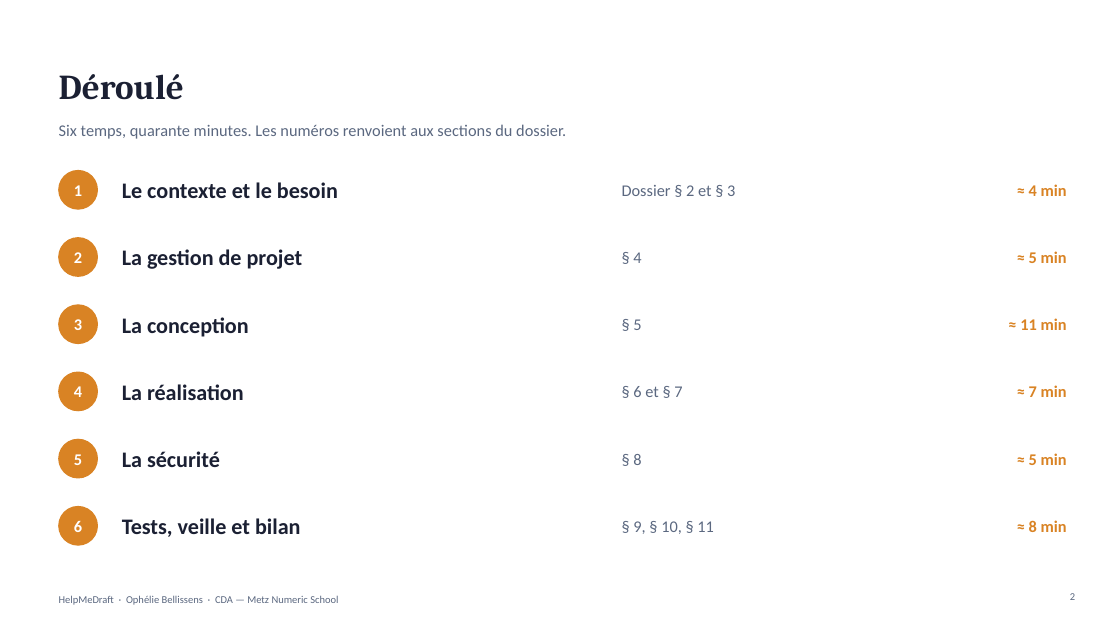
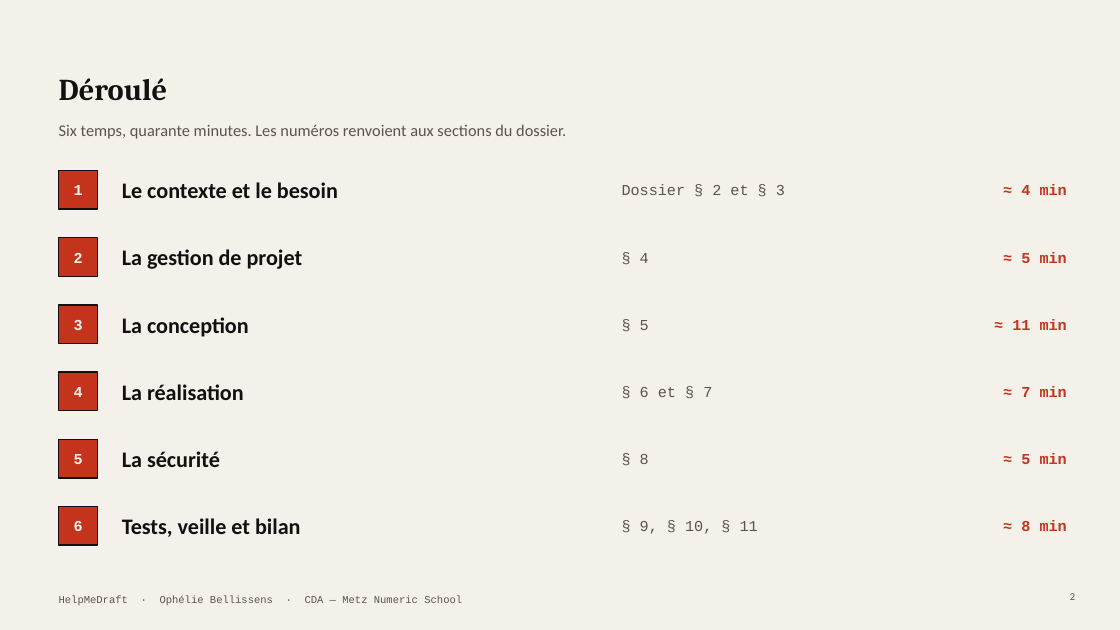
Before and after one commit to Equinoxya/HelpMeDraft---projet-fil-rouge, a slide deck: slide 2 of docs/Soutenance-HelpMeDraft.pptx. Drawn at 1120x630 pixels with LibreOffice and Linux fonts; fonts in the diff are those of the drawing. Boxes give left, top, right and bottom in pixels: in the first picture for what was removed or moved away, otherwise in the second. Text is boxed around its words. In the diff, an @@ line names an element or a change of style, - is before the commit and + after.

```diff
--- a/docs/Soutenance-HelpMeDraft.pptx
+++ b/docs/Soutenance-HelpMeDraft.pptx
@@ background #FFFFFF to #F4F1EA @@
@@ title "Déroulé" at (x1=59, y1=78, x2=168, y2=101): size 30 to 26 pt, text colour #1B2033 to #111111 @@
@@ text "Six temps, quarante minutes. Les ..." at (x1=59, y1=124, x2=566, y2=139): text colour #5B6880 to #5A554C @@
@@ size 14 to 13 pt, font Calibri to Courier New, text colour #FFFFFF to #F4F1EA in 6 elements at (x1=74, y1=185, x2=83, y2=195), (x1=74, y1=253, x2=83, y2=263), (x1=74, y1=320, x2=83, y2=330), (x1=74, y1=387, x2=83, y2=397), (x1=74, y1=454, x2=83, y2=464), (x1=74, y1=521, x2=83, y2=531) @@
@@ ellipse to rectangle; fill #D98324 to #C4341C; outline #D98324 1 pt to #111111 1.25 pt in 6 elements at (x1=59, y1=171, x2=97, y2=209), (x1=59, y1=238, x2=97, y2=276), (x1=59, y1=305, x2=97, y2=344), (x1=59, y1=372, x2=97, y2=411), (x1=59, y1=439, x2=97, y2=478), (x1=59, y1=507, x2=97, y2=545) @@
@@ text colour #1B2033 to #111111 in 6 elements at (x1=122, y1=182, x2=338, y2=198), (x1=122, y1=249, x2=303, y2=269), (x1=122, y1=317, x2=249, y2=337), (x1=122, y1=384, x2=244, y2=400), (x1=122, y1=451, x2=220, y2=467), (x1=122, y1=518, x2=301, y2=537) @@
@@ size 14 to 13 pt, font Calibri to Courier New, text colour #5B6880 to #5A554C in 6 elements at (x1=622, y1=184, x2=785, y2=195), (x1=640, y1=253, x2=649, y2=263), (x1=640, y1=320, x2=649, y2=330), (x1=640, y1=387, x2=712, y2=397), (x1=640, y1=454, x2=649, y2=464), (x1=640, y1=521, x2=758, y2=534) @@
@@ size 14 to 13 pt, font Calibri to Courier New, text colour #D98324 to #C4341C in 6 elements at (x1=1021, y1=184, x2=1067, y2=195), (x1=1021, y1=252, x2=1067, y2=263), (x1=1012, y1=319, x2=1067, y2=330), (x1=1021, y1=386, x2=1067, y2=397), (x1=1021, y1=453, x2=1067, y2=464), (x1=1021, y1=520, x2=1067, y2=531) @@
@@ text "HelpMeDraft · Ophélie Bellissens · ..." at (x1=59, y1=595, x2=462, y2=605): font Calibri to Courier New, text colour #5B6880 to #5A554C @@
@@ page number at (x1=1070, y1=593, x2=1075, y2=600): text colour #5B6880 to #5A554C @@
```
Also in this commit, not shown: 28 other slides changed, 3 other files.
